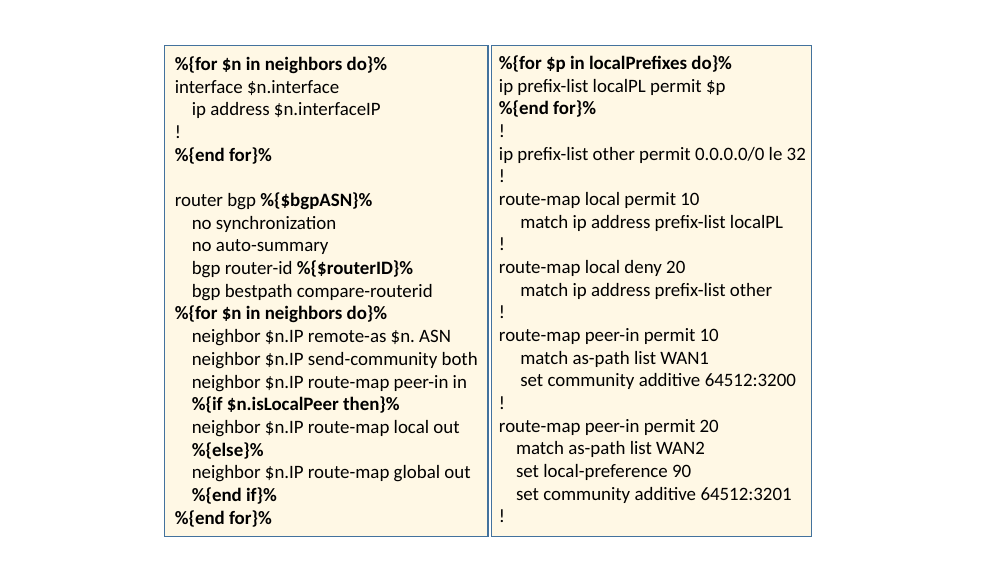
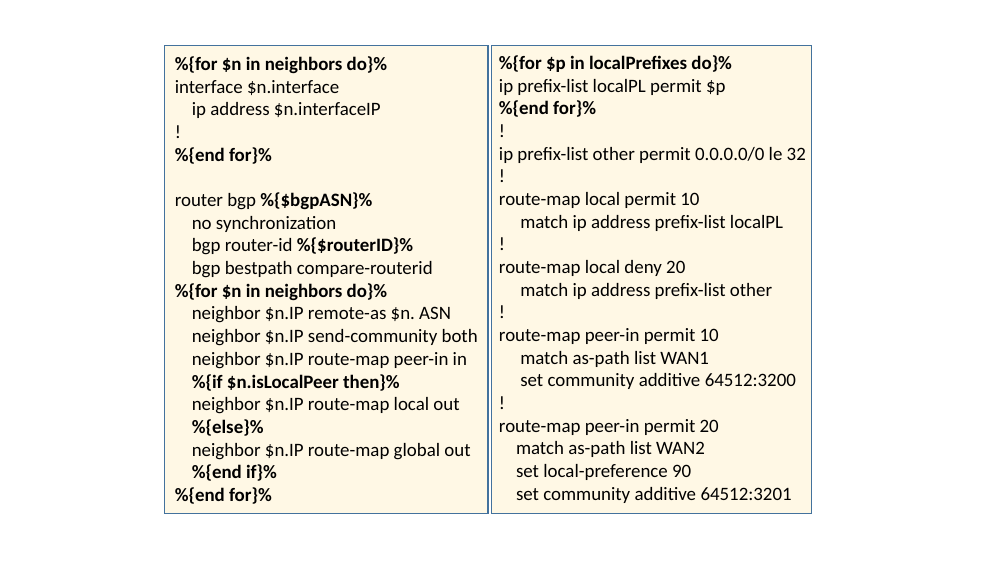
Before and after one commit to rabeckett/propane, a slide deck: slide 12 of paper/abstraction/figures/examples.pptx. Drawn at 1008x567 pixels with LibreOffice and Linux fonts; fonts in the diff are those of the drawing. Boxes give left, top, right and bottom in pixels: in the first picture for what was removed or moved away, otherwise in the second. Text is boxed around its words. In the diff, an @@ line names an element or a change of style, - is before the commit and + after.

```diff
--- a/paper/abstraction/figures/examples.pptx
+++ b/paper/abstraction/figures/examples.pptx
@@ rectangle resized from (x1=165, y1=45, x2=488, y2=537) to (x1=165, y1=45, x2=488, y2=513) @@
@@ text at (x1=499, y1=55, x2=806, y2=503): paragraph removed @@
-!
@@ rectangle resized from (x1=492, y1=45, x2=812, y2=537) to (x1=492, y1=45, x2=812, y2=513) @@
@@ text at (x1=192, y1=239, x2=329, y2=254): paragraph removed @@
-no auto-summary
```
Also in this commit, not shown: 1 other slide changed, 4 other files.
